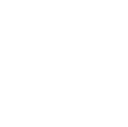
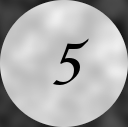
Layers edited between the first and the second 128 × 127 image:
showed group "Moon" (18 layers) over [0, 0, 128, 127]
showed "5 Moon", painted on it over [47, 34, 89, 85]
